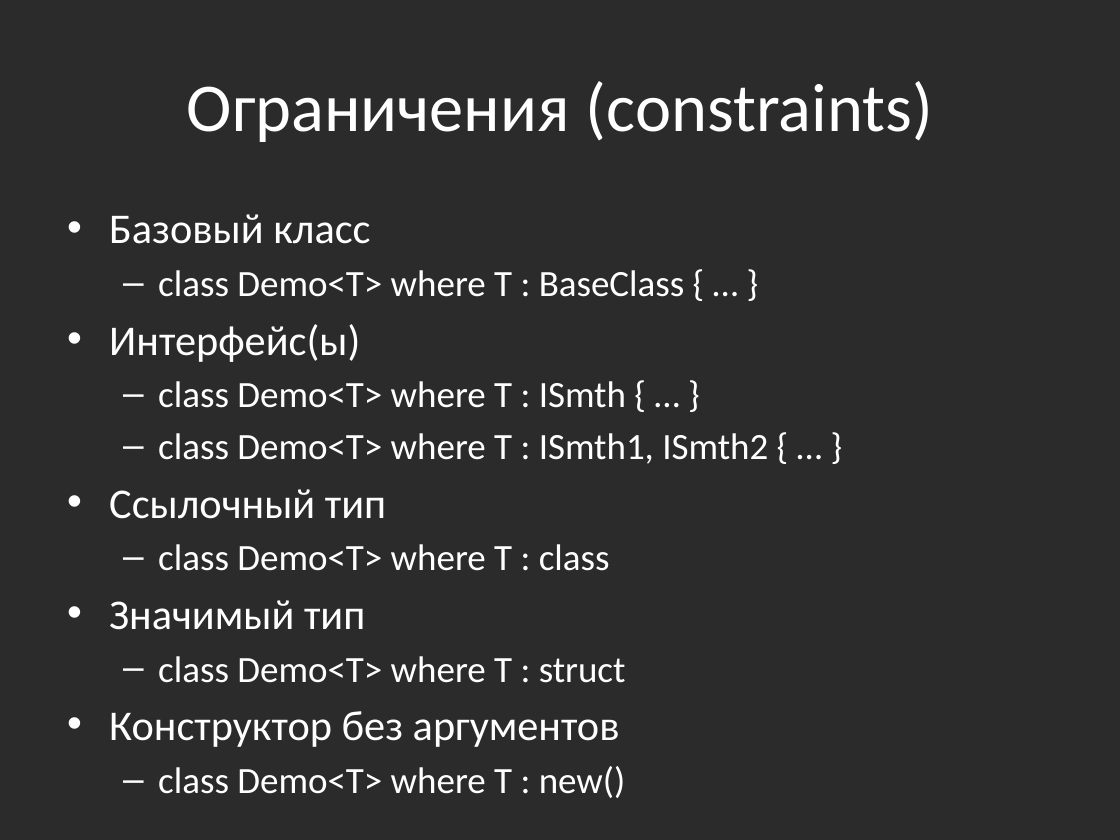
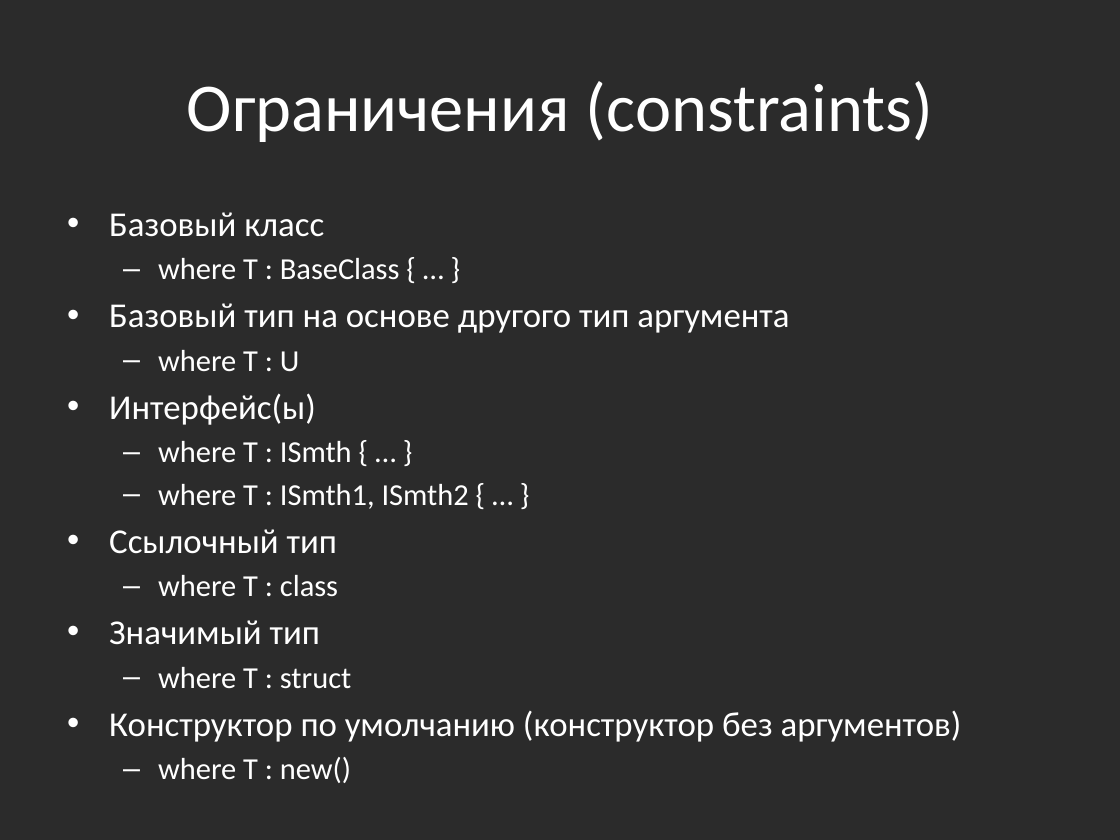
Before and after one commit to bazile/Training, a slide deck: slide 8 of Presentation/lesson-02-generics.pptx (slide 7 before the commit). Drawn at 1120x840 pixels with LibreOffice and Linux fonts; fonts in the diff are those of the drawing; background and template pictures are left out; a plain dark background stands for a picture behind light text. Boxes give left, top, right and bottom in pixels: in the first picture for what was removed or moved away, otherwise in the second. Text is boxed around its words. In the diff, an @@ line names an element or a change of style, - is before the commit and + after.

```diff
--- a/Presentation/lesson-02-generics.pptx
+++ b/Presentation/lesson-02-generics.pptx
@@ text at bbox=[109, 212, 337, 645]: size 27.2 to 22.4 pt in "Базовый класс", "Интерфейс(ы)", "Ссылочный тип", "Значимый тип" @@
@@ text at bbox=[109, 258, 789, 372]: text changed; size 23.8 to 22.4 pt @@
-  – class Demo<T> where T : BaseClass { … }
+  – where T : BaseClass { … }
+• Базовый тип на основе другого тип аргумента
+  – where T : U
@@ text at bbox=[158, 441, 469, 509]: text changed; size 23.8 to 19.6 pt @@
-  – class Demo<T> where T : ISmth { … }
-  – class Demo<T> where T : ISmth1, ISmth2 { … }
+  – where T : ISmth { … }
+  – where T : ISmth1, ISmth2 { … }
@@ text at bbox=[158, 575, 338, 596]: text changed; size 23.8 to 19.6 pt @@
-  – class Demo<T> where T : class
+  – where T : class
@@ text at bbox=[109, 667, 962, 742]: text changed; size 23.8 to 22.4 pt @@
-  – class Demo<T> where T : struct
-• Конструктор без аргументов
-  – class Demo<T> where T : new()
+  – where T : struct
+• Конструктор по умолчанию (конструктор без аргументов)
+  – where T : new()
```
Also in this commit, not shown: 2 other slides changed, 11 slides added, 11 other files.
